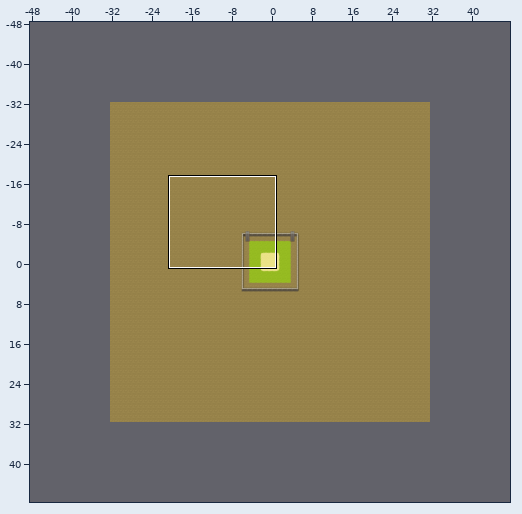
Tiled map: src/maps/mapsTMX/Start0.tmx. The first picture is a wide view before the edit; the outline marks the close-up.
Close-up. Before the commit:
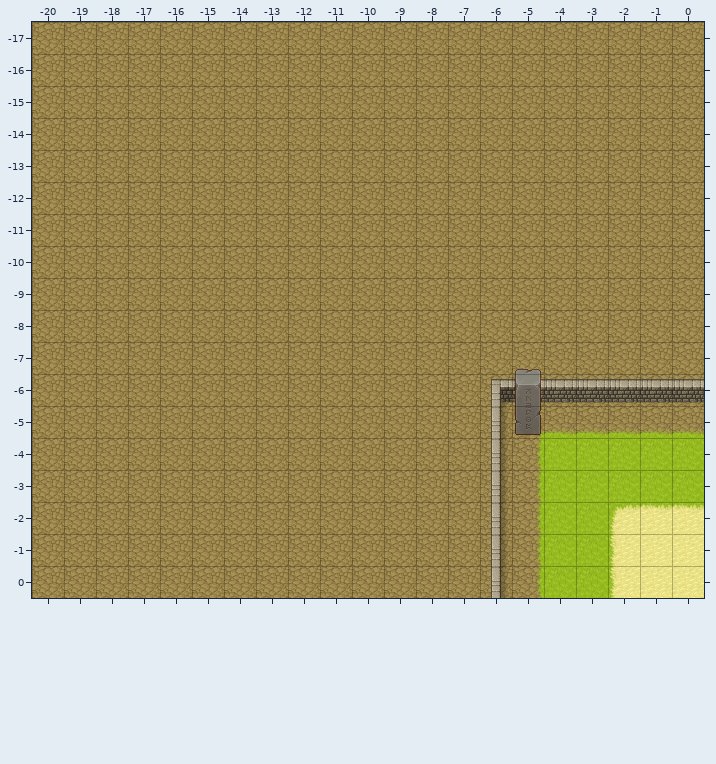
Cells are 32x32 px. Shown: x -20..0, y -17..0. The commit also changed other parts of the map, which this record leaves out.
After the commit:
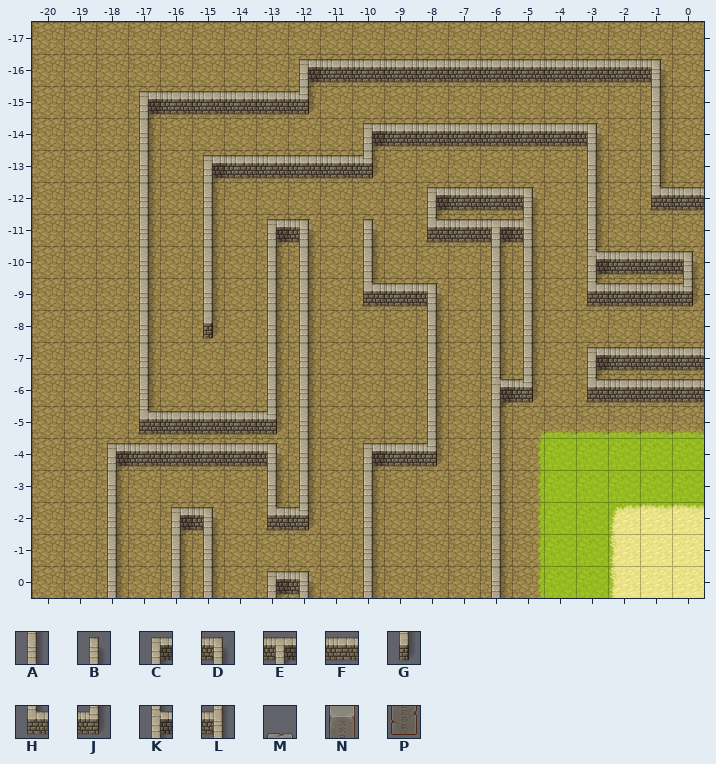
Key: from "other": A 208, B 209, C 210, D 211, E 214, F 216, G 217, H 218, J 219, K 221, L 222; from "temple": M 39, N 55, P 71.
_ is an empty cell.
Tiles replaced or removed in this view: F, M, N, P.
What changed:
Changed rows in their new state; . is an unchanged cell.
Layer "Tile Layer 2":
first column x -18:
-16 ......CFFFFFFFFFFD.
-15 .CFFFFJ..........A.
-14 .A......CFFFFFFD.A.
-13 .A.CFFFFJ......A.A.
-12 .A.A......CFFD.A.HF
-11 .A.A.CD.B.HFEL.A...
-10 .A.A.AA.A...AA.KFFD
 -9 .A.A.AA.HFD.AA.HFFJ
 -8 .A.G.AA...A.AA.....
 -7 .A...AA...A.AA.CFFF
 -6 .A...AA...A..J_H...
 -5 .HFFFJA...A........
 -4 CFFFFDA.CFJ........
 -3 A....AA.A..........
 -2 A.CD.HJ.A..........
 -1 A.AA....A..........
  0 A.AA.CD.A..........
Layer "Tile Layer 3":
first column x -6:
 -7 ._
 -6 K_
 -5 ._
